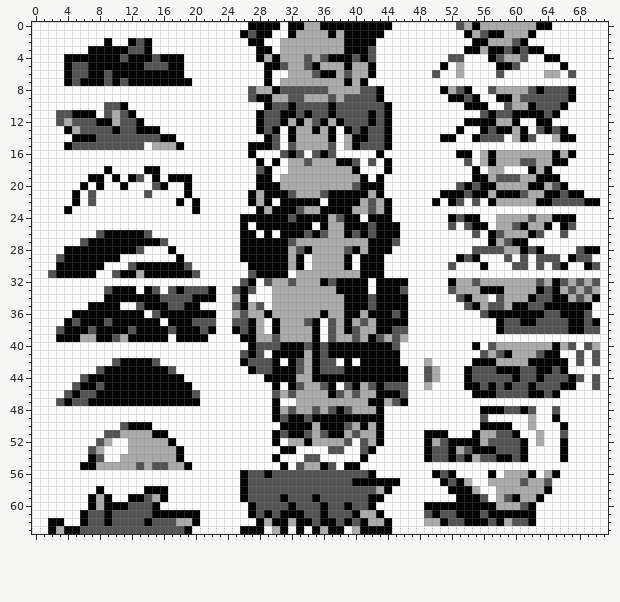
Sprite sheet -- gfx/trainer_card/kanto_leaders.png. This is how it looked before the edit.
The file is 72x64 pixels.
After the commit:
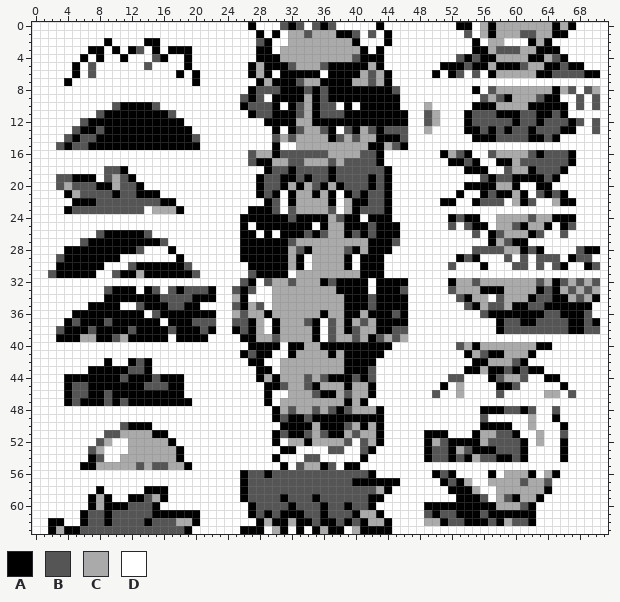
Palette (. is transparent): A #000000  B #555555  C #aaaaaa  D #ffffff
Edits made:
@@ x 0..71 @@
- 0 DDDDDDDDDDDDDDDDDDDDDDDDDDDAAAADAACCAAAAAAAAADDDDDDDDBCACCCCCCCAADDDDDDD
- 1 DDDDDDDDDDDDDDDDDDDDDDDDDDABAADDACCCCACAAAAADDDDDDDDDDACBAACCCADDDDDDDDD
- 2 DDDDDDDDDADDABADDDDDDDDDDDDAADDCCCCCCCCAAAADDDDDDDDDDDDAACCCBADDDDDDDDDD
- 3 DDDDDDDAAAAABBADDDDDDDDDDDDDAADCCCCCCCCAAABDDDDDDDDDDDAACAABABAADDDDDDDD
- 4 DDDDAAAAAAABAAABAAADDDDDDDDDACACCCBCBAAABABDDDDDDDDDBBDDDABCCBDDAADDDDDD
- 5 DDDDABBAAAAAAABBBAADDDDDDDDDDAABCCBACCCACCADDDDDDDDADCDDDDAABDDDDDADDDDD
- 6 DDDDABBAABAAAAAAAAADDDDDDDDDDADDCCCBAACBCCADDDDDDDBDDCDDDDBDDDDDCCDBDDDD
- 7 DDDDABAAABABAAAAAAAADDDDDDDDDADCCCCCCCCACADDDDDDDDDDDDDDDDDDDDDDDDDDDDDD
- 8 DDDDDDDDDDDDDDDDDDDDDDDDDDDBCCABBBBBBCCCCBBADDDDDDDACBADDBCCCCBABBBADDDD
- 9 DDDDDDDDDDDDDDDDDDDDDDDDDDDBAACCBBCCCBCBBBBADDDDDDDDAABADDAACBBBBBBADDDD
-10 DDDDDDDDDBBADDDDDDDDDDDDDDDDDABBABBBBABBBBBBADDDDDDDDDAAADDBCCABBBADDDDD
-11 DDDBBAAADBCBADDDDDDDDDDDDDDDABBAABABBABBBBABADDDDDDDDDDDBABBAAAABADDDDDD
-12 DDDBCBBBAACBBADDDDDDDDDDDDDDABBACACBACABBBABADDDDDDDDDAAAACCADDAADDDDDDD
-13 DDDDACBBBBABBAAADDDDDDDDDDDDABADACCACADABABBADDDDDDDDADDABAACADBABADDDDD
-14 DDDDDAAABBBBBBBBAADDDDDDDDDDDABDACCCCADCAABBADDDDDDAADDABBBDCABDDCAADDDD
-15 DDDDABBBBBBBBBDCCCADDDDDDDDAAABDBCCCCBDCABBBADDDDDDDDDDDDDDDDDDDDDDDDDDD
-16 DDDDDDDDDDDDDDDDDDDDDDDDDDDADDDBABDBABDDDDDADDDDDDDDDAADCACCCCCCCACADDDD
-17 DDDDDDDDDDDDDDDDDDDDDDDDDDDDADADCCBCCCAABDBDADDDDDDDDDBDCACCCBBCCAADDDDD
-18 DDDDDDDDDADDDDAADDDDDDDDDDDDBADDCCCCCCCCADDDADDDDDDDDDDADCCDDDACADDDDDDD
-19 DDDDDDDAADADABDADAAADDDDDDDDAADCCCCCCCCCCADADDDDDDDDDDDAACBBBCCAAADDDDDD
-20 DDDDDDADADDADDDBADDADDDDDDDDAAACCCCCCCCCBAAADDDDDDDDDBABAACCCCAACBADDDDD
-21 DDDDDADBDDDDDDBDDDDADDDDDDDACAAABCCCBAAAAACADDDDDDDAAABAACAAABCCAABAADDD
-22 DDDDDADBDDDDDDDDDDADADDDDDDACADAAAAADAAAACBCADDDDDADABDBDACCCCCAABBBBAAD
-23 DDDDADDDDDDDDDDDDDDDADDDDDDDACAAABCCAAAACCBCADDDDDDDDDDDDDDDDDDDDDDDDDDD
+ 0 DDDDDDDDDDDDDDDDDDDDDDDDDDDADDDBABDBABDDDDDADDDDDDDDDAADCACCCCCCCACADDDD
+ 1 DDDDDDDDDDDDDDDDDDDDDDDDDDDDADADCCBCCCAABDBDADDDDDDDDDBDCACCCBBCCAADDDDD
+ 2 DDDDDDDDDADDDDAADDDDDDDDDDDDBADDCCCCCCCCADDDADDDDDDDDDDADCCDDDACADDDDDDD
+ 3 DDDDDDDAADADABDADAAADDDDDDDDAADCCCCCCCCCCADADDDDDDDDDDDAACBBBCCAAADDDDDD
+ 4 DDDDDDADADDADDDBADDADDDDDDDDAAACCCCCCCCCBAAADDDDDDDDDBABAACCCCAACBADDDDD
+ 5 DDDDDADBDDDDDDBDDDDADDDDDDDACAAABCCCBAAAAACADDDDDDDAAABAACAAABCCAABAADDD
+ 6 DDDDDADBDDDDDDDDDDADADDDDDDACADAAAAADAAAACBCADDDDDADABDBDACCCCCAABBBBAAD
+ 7 DDDDADDDDDDDDDDDDDDDADDDDDDDACAAABCCAAAACCBCADDDDDDDDDDDDDDDDDDDDDDDDDDD
+ 8 DDDDDDDDDDDDDDDDDDDDDDDDDDDABBBAAABABAAAAAAAABDDDDDDDDDADBCCCCCCCACBDBCD
+ 9 DDDDDDDDDDDDDDDDDDDDDDDDDDBABDAAAACABAAAAAAAAADDDDDDDDDDBCBACCCBAADDBDBD
+10 DDDDDDDDDDBAAAABDDDDDDDDDDABBBADABCABBDADAAAAADDDCDDDDDAAACCCCAAAAADBDBD
+11 DDDDDDDDBAAAAAAAABDDDDDDDDDABBAAABCABBBAAAAAAAADDBCDDDABBBAAABBAABADDDDD
+12 DDDDDDBAAAAAAAAAAAADDDDDDDDDDAAAACCAAAAAAAAAAAADDBCDDDABBBBBABBABBBABDBD
+13 DDDDDBAABAAAAAAAAAAADDDDDDDDDDADABCCBADBACBABBBDDCDDDDAABABABBABBBAADDBD
+14 DDDDBABBAAAAAAAAAAAABDDDDDDDDDBCBCCCCABCBCCAAABDDDDDDDDAAABBBBAABADDDDDD
+15 DDDBABBAAAAAAAAAAAAAADDDDDDDDDADDCCCCCCCCCAACBADDDDDDDDDDDDDDDDDDDDDDDDD
+16 DDDDDDDDDDDDDDDDDDDDDDDDDDDBCCABBBBBBCCCCBBADDDDDDDACBADDBCCCCBABBBADDDD
+17 DDDDDDDDDDDDDDDDDDDDDDDDDDDBAACCBBCCCBCBBBBADDDDDDDDAABADDAACBBBBBBADDDD
+18 DDDDDDDDDBBADDDDDDDDDDDDDDDDDABBABBBBABBBBBBADDDDDDDDDAAADDBCCABBBADDDDD
+19 DDDBBAAADBCBADDDDDDDDDDDDDDDABBAABABBABBBBABADDDDDDDDDDDBABBAAAABADDDDDD
+20 DDDBCBBBAACBBADDDDDDDDDDDDDDABBACACBACABBBABADDDDDDDDDAAAACCADDAADDDDDDD
+21 DDDDACBBBBABBAAADDDDDDDDDDDDABADACCACADABABBADDDDDDDDADDABAACADBABADDDDD
+22 DDDDDAAABBBBBBBBAADDDDDDDDDDDABDACCCCADCAABBADDDDDDAADDABBBDCABDDCAADDDD
+23 DDDDABBBBBBBBBDCCCADDDDDDDDAAABDBCCCCBDCABBBADDDDDDDDDDDDDDDDDDDDDDDDDDD
 24 DDDDDDDDDDDDDDDDDDDDDDDDDDAAAAAABAAAACBAADAAADDDDDDDABAADDCCCCBCCAAADDDD
@@ x 0..71 @@
 39 DDDAAACCAABCAAAAADAAAADDDDAACCBCCCCADBCCBCABCBCDDDDDDDDDDDDDDDDDDDDDDDDD
-40 DDDDDDDDDDDDDDDDDDDDDDDDDDDABBBAAABABAAAAAAAABDDDDDDDDDADBCCCCCCCACBDBCD
-41 DDDDDDDDDDDDDDDDDDDDDDDDDDBABDAAAACABAAAAAAAAADDDDDDDDDDBCBACCCBAADDBDBD
-42 DDDDDDDDDDBAAAABDDDDDDDDDDABBBADABCABBDADAAAAADDDCDDDDDAAACCCCAAAAADBDBD
-43 DDDDDDDDBAAAAAAAABDDDDDDDDDABBAAABCABBBAAAAAAAADDBCDDDABBBAAABBAABADDDDD
-44 DDDDDDBAAAAAAAAAAAADDDDDDDDDDAAAACCAAAAAAAAAAAADDBCDDDABBBBBABBABBBABDBD
-45 DDDDDBAABAAAAAAAAAAADDDDDDDDDDADABCCBADBACBABBBDDCDDDDAABABABBABBBAADDBD
-46 DDDDBABBAAAAAAAAAAAABDDDDDDDDDBCBCCCCABCBCCAAABDDDDDDDDAAABBBBAABADDDDDD
-47 DDDBABBAAAAAAAAAAAAAADDDDDDDDDADDCCCCCCCCCAACBADDDDDDDDDDDDDDDDDDDDDDDDD
+40 DDDDDDDDDDDDDDDDDDDDDDDDDDDAAAADAACCAAAAAAAAADDDDDDDDBCACCCCCCCAADDDDDDD
+41 DDDDDDDDDDDDDDDDDDDDDDDDDDABAADDACCCCACAAAAADDDDDDDDDDACBAACCCADDDDDDDDD
+42 DDDDDDDDDADDABADDDDDDDDDDDDAADDCCCCCCCCAAAADDDDDDDDDDDDAACCCBADDDDDDDDDD
+43 DDDDDDDAAAAABBADDDDDDDDDDDDDAADCCCCCCCCAAABDDDDDDDDDDDAACAABABAADDDDDDDD
+44 DDDDAAAAAAABAAABAAADDDDDDDDDACACCCBCBAAABABDDDDDDDDDBBDDDABCCBDDAADDDDDD
+45 DDDDABBAAAAAAABBBAADDDDDDDDDDAABCCBACCCACCADDDDDDDDADCDDDDAABDDDDDADDDDD
+46 DDDDABBAABAAAAAAAAADDDDDDDDDDADDCCCBAACBCCADDDDDDDBDDCDDDDBDDDDDCCDBDDDD
+47 DDDDABAAABABAAAAAAAADDDDDDDDDADCCCCCCCCACADDDDDDDDDDDDDDDDDDDDDDDDDDDDDD
 48 DDDDDDDDDDDDDDDDDDDDDDDDDDDDDDACBCCBCBABCCCADDDDDDDDDDDDAAABBABDDBDDDDDD
Boxes around the changes in both pictures, in picture pixels (x1, y1, x2, y2):
changed: (240, 22, 600, 214)
changed: (56, 38, 200, 214)
changed: (240, 342, 600, 406)
changed: (56, 358, 200, 406)
